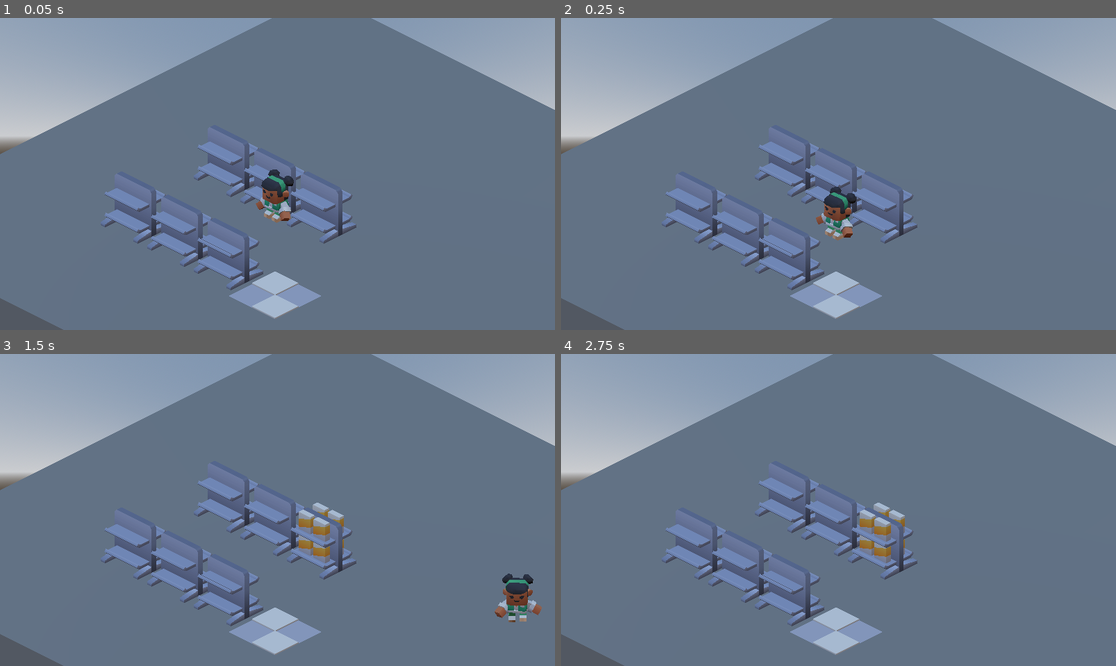
Above: before the commit, frames 1-4 (two rows, left to right).
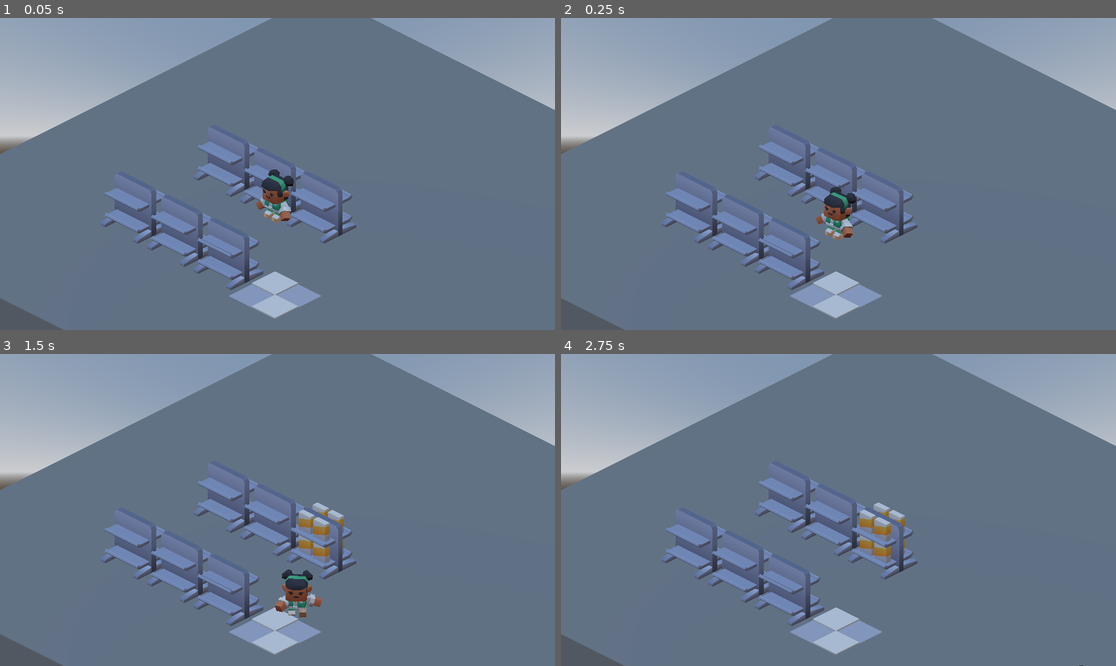
Above: after the commit, the same moments.

Repository: Ashpaca/GMTK26
Game: Godot game, scene res://res/ashleys_test_space.tscn
Same seed, same stepped clock (60 frames per second), same inputs: the game is played once before the commit and once after it. This scene is started directly instead of the project's main scene.
Inputs:
- Up to frame 1 (0.05 s): no input
- Up to frame 2 (0.25 s): no input
- Up to frame 3 (1.5 s): hold Right (move_right) 0.53-1.28 s; tap X (interact) at 0.6, 1.35 s; hold Down (move_down) from 1.28 s (still down)
- Up to frame 4 (2.75 s): release Down (move_down) at 2.03 s; hold Right (move_right) from 2.03 s (still down); tap X (interact) at 2.1 s

The runs differ from the first frame. In frame 1, less than 0.1% of the frame differs, in the area x 46-53%, y 50-65%; in frame 2, less than 0.1%; in frame 3, 1.4%, in the area x 49-98%, y 69-86%; in frame 4, less than 0.1%.

Commit message:
added new animations

Diff:
--- a/res/player/player.gd
+++ b/res/player/player.gd
@@ -6,21 +6,32 @@
 @onready var animation_player: AnimationPlayer = $Visuals/AnimationPlayer
 @onready var visuals: Node3D = $Visuals
 @onready var interaction_zone: Area3D = $Visuals/InteractionZone
-
+var is_stocking : bool
+var shelf_to_stock : Shelf
 
 func handle_interaction() -> void:
 	for body in interaction_zone.get_overlapping_bodies():
 			if body is Shelf:
 				var shelf : Shelf = body
 				if not shelf.is_stocked:
-					shelf.stock_shelf()
+					shelf_to_stock = shelf
+					is_stocking = true
+					animation_player.play("interact-right")
 					return
 
 
+func _on_animation_player_animation_finished(anim_name: StringName) -> void:
+	if anim_name == "interact-right" and is_stocking:
+		shelf_to_stock.stock_shelf()
+		is_stocking = false
+
+
 func _physics_process(delta: float) -> void:
+	if is_stocking: return
 
 	if Input.is_action_just_pressed("interact"):
 		handle_interaction()
+	if is_stocking: return
 
 	var input_dir := Input.get_vector("move_left", "move_right", "move_up", "move_down")
 	var direction := (transform.basis * Vector3(input_dir.x, 0, input_dir.y)).normalized().rotated(Vector3.UP, PI/4)
--- a/res/player/player.tscn
+++ b/res/player/player.tscn
@@ -21,8 +21,8 @@
 [node name="Visuals" parent="." unique_id=1805472682 instance=ExtResource("1_fff8e")]
 
 [node name="Skeleton3D" parent="Visuals/character-employee" parent_id_path=PackedInt32Array(1805472682, 10062679) index="0" unique_id=1648832866]
-bones/4/rotation = Quaternion(0, 0, -0.3826835, 0.92387956)
-bones/5/rotation = Quaternion(0, 0, 0.3826835, 0.92387956)
+bones/4/rotation = Quaternion(0, 0, -0.38268346, 0.9238795)
+bones/5/rotation = Quaternion(0, 0, 0.38268346, 0.9238795)
 
 [node name="InteractionZone" type="Area3D" parent="Visuals" unique_id=1104037404]
 transform = Transform3D(1, 0, 0, 0, 1, 0, 0, 0, 1, 0, 0.2935956, 0.255091)
@@ -30,4 +30,6 @@
 [node name="CollisionShape3D" type="CollisionShape3D" parent="Visuals/InteractionZone" unique_id=2113158688]
 shape = SubResource("CylinderShape3D_58gb0")
 
+[connection signal="animation_finished" from="Visuals/AnimationPlayer" to="." method="_on_animation_player_animation_finished"]
+
 [editable path="Visuals"]
Binary file added: assets/models/Textures/character-employee_colormap.png
Not shown, added: assets/models/Textures/character-employee_colormap.png.import
Binary file changed: assets/models/character-employee.glb
